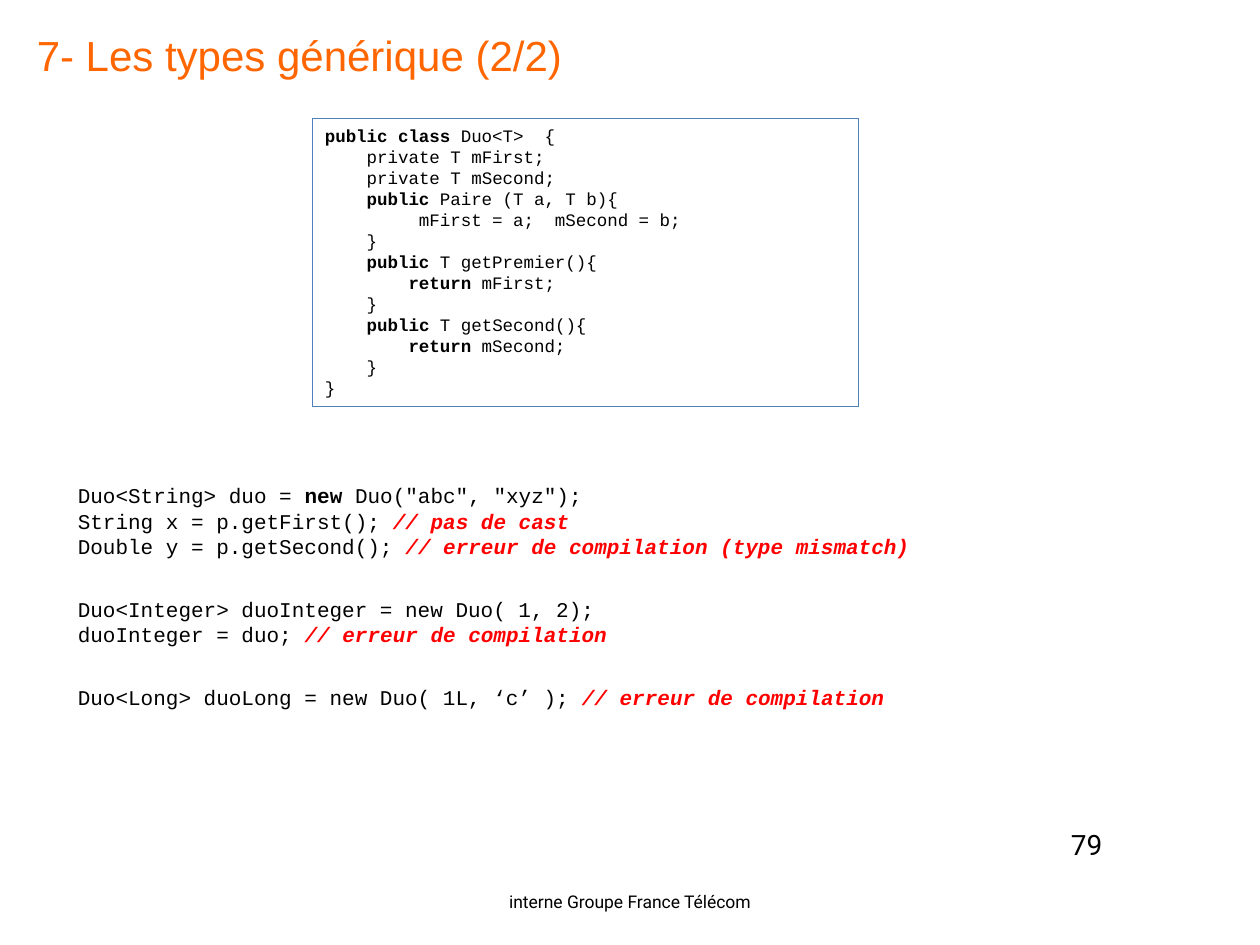
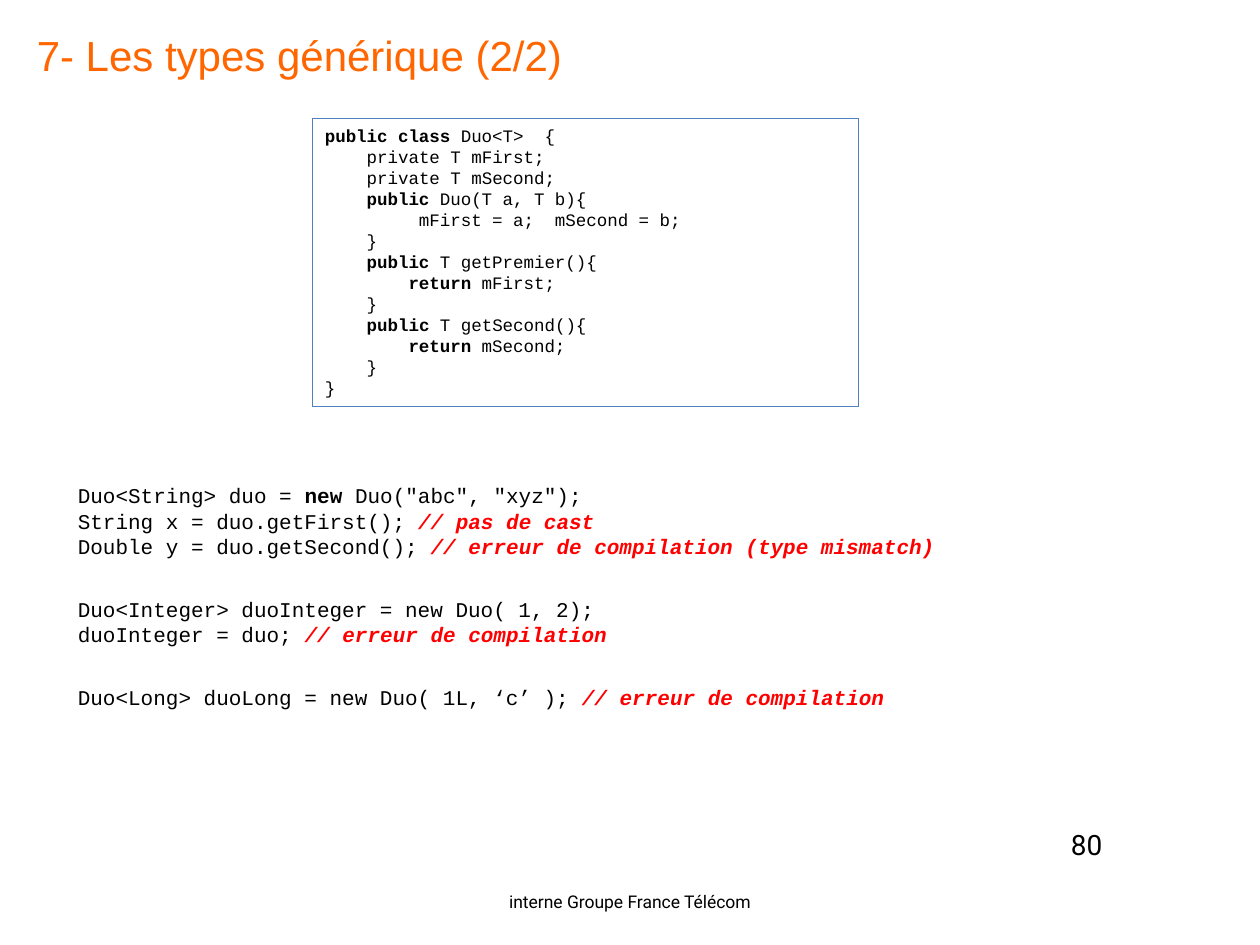
Before and after one commit to yplo6403/formationjava, a slide deck: slide 80 of doc/Java-OL1.pptx (slide 79 before the commit). Drawn at 1260x945 pixels with LibreOffice and Linux fonts; fonts in the diff are those of the drawing; background and template pictures are left out. Boxes give left, top, right and bottom in pixels: in the first picture for what was removed or moved away, otherwise in the second. Text is boxed around its words. In the diff, an @@ line names an element or a change of style, - is before the commit and + after.

```diff
--- a/doc/Java-OL1.pptx
+++ b/doc/Java-OL1.pptx
@@ text in rectangle at bbox=[367, 193, 586, 209]: text changed @@
-public Paire (T a, T b){
+public Duo(T a, T b){
@@ text at bbox=[78, 514, 934, 559]: text changed; text colour #FF0000 to #000000; bold off; italic off @@
-String x = p.getFirst(); // pas de cast
-Double y = p.getSecond(); // erreur de compilation (type mismatch)
+String x = duo.getFirst(); // pas de cast
+Double y = duo.getSecond(); // erreur de compilation (type mismatch)
@@ page number at bbox=[1071, 835, 1102, 856]: text changed @@
-79
+80
```
Also in this commit, not shown: 25 other slides changed, 1 slide added, 1 other file.
